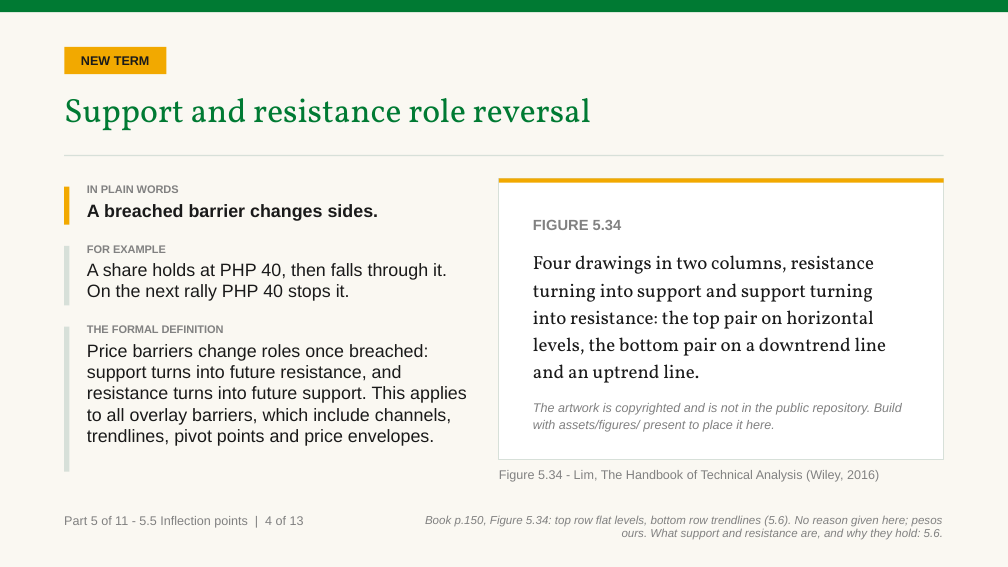
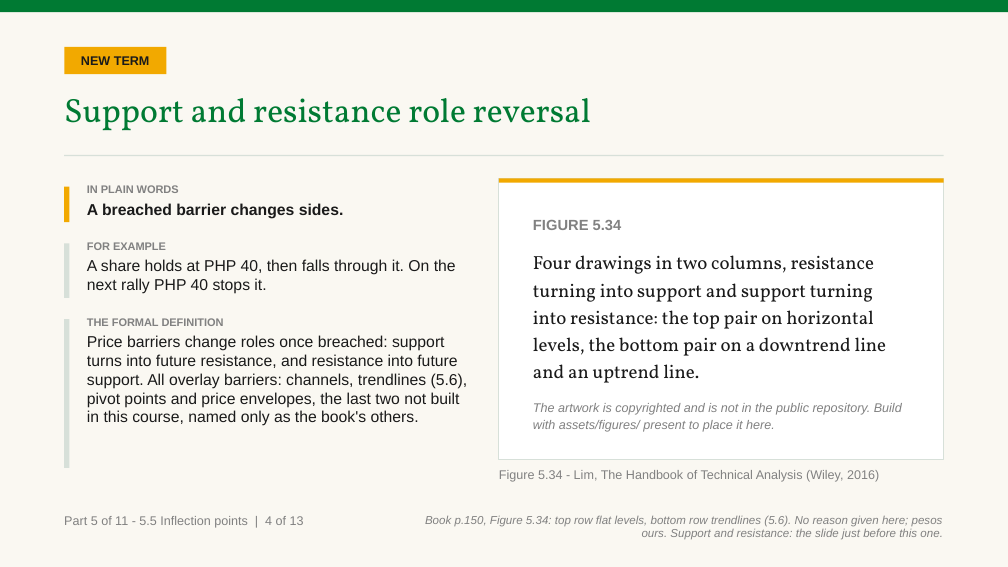
Before and after one commit to benjiesotelo-sudo/Telos_FIN1209, a slide deck: slide 90 of chapter-05/FIN1209-Chapter-05.pptx. Drawn at 1008x567 pixels with LibreOffice and Linux fonts; fonts in the diff are those of the drawing. Boxes give left, top, right and bottom in pixels: in the first picture for what was removed or moved away, otherwise in the second. Text is boxed around its words. In the diff, an @@ line names an element or a change of style, - is before the commit and + after.

Commit message:
Fix all 25 slides a full fresh-reader pass of Chapter 5 failed
A separate worker ran the full 156-slide fresh-reader pass this
session had deferred (data/fin1209-ch5-fresh-read/report.md): 25
slides failed one of the four standing questions (nothing used
before taught, nothing stated without its explanation, every idea
has a picture, every check answered earlier). Fixes this round, by
pattern: glossed eight terms in one line at first use instead of
removing them (pip, backtest, N/sequence/retest/standard deviation,
random entries, moving average, minor trough/peak, inter-bar
trendlines, whipsaw); reframed four slides built on an illegible
figure so nothing on them needs verifying from it, and resequenced
one slide's missing definition to the slide just before it instead
of moving content; gave two slides a picture by recalling an
existing chart rather than drawing a fresh one; redrew Figure 5.50's
standard fan lines as a new companion chart, its troughs too small
to tell apart in the book, the one net new slide this round (156 to
157); reconciled one slide's rule against an apparently contradictory
earlier one; sourced five unexplained numbers or marked them
heuristics; and left two genuinely untaught tools named without an
invented mechanism, added to the closing slide's own list for it.

Caught and fixed one defect the fresh-reader report did not surface:
the new fan-lines chart's first draft had labels clipped and
overlapping at the plot edge, from copying an unrelated chart's offset
geometry; redrawn to the same modest-offset style every other
annotated chart in the file uses.

Two of the picture fixes needed their own chart identity once
deckkit's own validator refused a reused letter ("chart O is used on
more than one slide"), and the new fan-lines chart needed one too, so
the whole 44-chart sequence is relettered again to 47, A to Z then AA
to AU, with no exception. Corrects the matching prose in both
charts_chapter05.py and chapter-05/README.md, including two spots the
first relettering pass's regex missed: a bold-letter list that
happened to wrap across a source line break, and a paragraph naming
letters outside any "Chart X" pattern.

Full account, including the known pre-existing gaps left untouched,
is in data/fin1209-ch5-deck/final-pass.md in the firstmate home.

```diff
--- a/chapter-05/FIN1209-Chapter-05.pptx
+++ b/chapter-05/FIN1209-Chapter-05.pptx
@@ text at (87, 203, 344, 219): size 17 to 15 pt in "A breached barrier changes sides." @@
@@ rectangle: place and size @@
-rectangle at (64, 246, 70, 306)
+rectangle at (64, 243, 70, 298)
@@ text at (87, 259, 456, 294): size 17 to 15 pt in "A share holds at PHP 40, then ..." @@
@@ rectangle: place and size @@
-rectangle at (64, 327, 70, 472)
+rectangle at (64, 319, 70, 468)
@@ text "THE FORMAL DEFINITION": place and size @@
-text "THE FORMAL DEFINITION" at (87, 325, 467, 446)
+text "THE FORMAL DEFINITION" at (87, 318, 468, 426)
@@ text at (87, 335, 468, 426): text changed; size 17 to 15 pt @@
-Price barriers change roles once breached: support turns into future resistance, and resistance turns into future support. This applies to all overlay barriers, which include channels, trendlines, pivot points and price envelopes.
+Price barriers change roles once breached: support turns into future resistance, and resistance into future support. All overlay barriers: channels, trendlines (5.6), pivot points and price envelopes, the last two not built in this course, named only as the book's others.
@@ text at (425, 515, 943, 539): text changed @@
-Book p.150, Figure 5.34: top row flat levels, bottom row trendlines (5.6). No reason given here; pesos ours. What support and resistance are, and why they hold: 5.6.
+Book p.150, Figure 5.34: top row flat levels, bottom row trendlines (5.6). No reason given here; pesos ours. Support and resistance: the slide just before this one.
```
Also in this commit, not shown: 52 other slides changed, 1 slide added, 4 other files.
